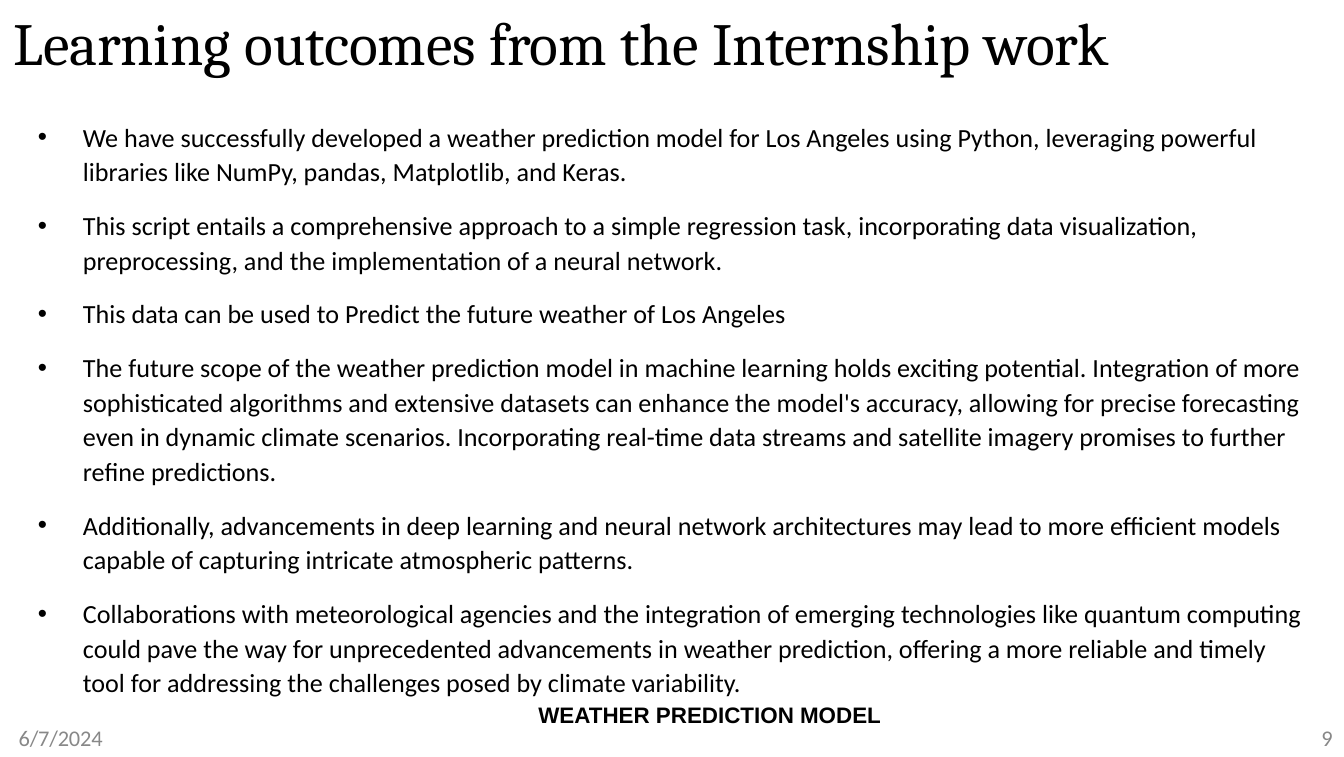
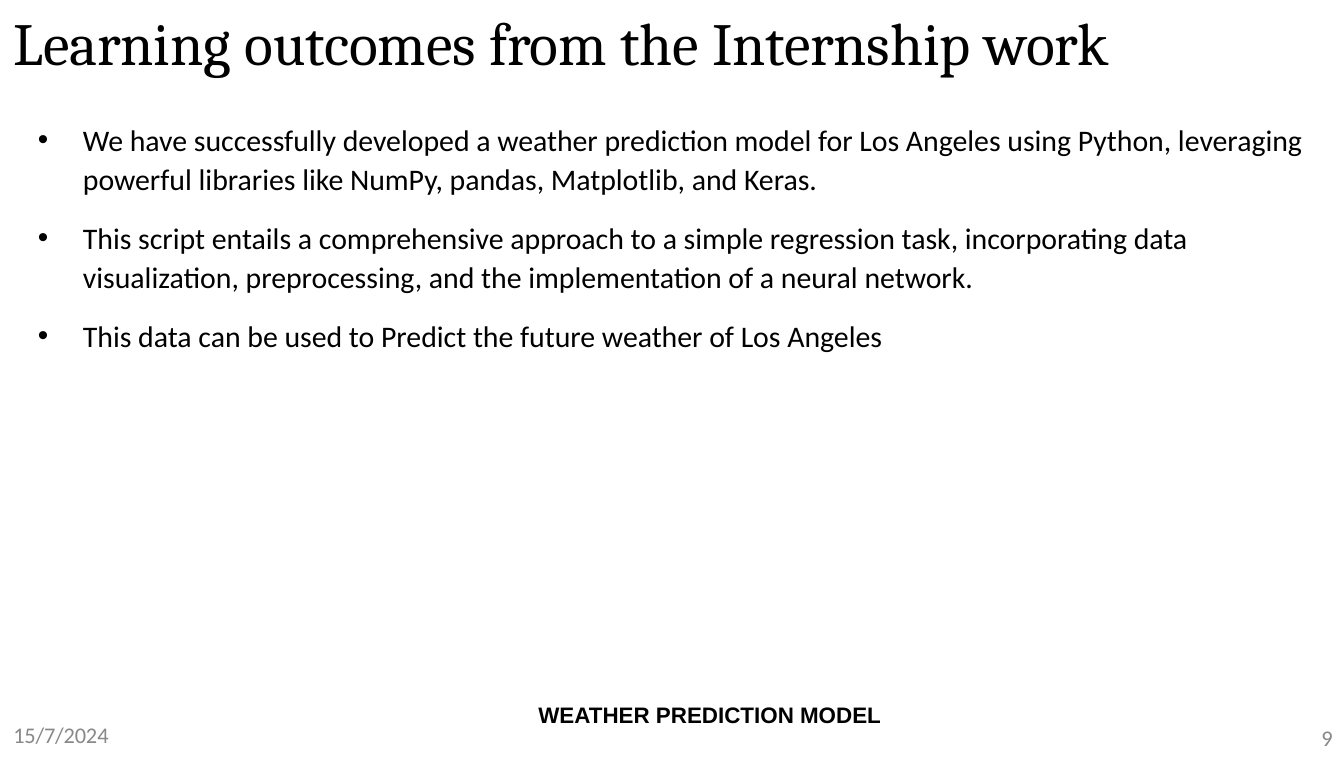
Before and after one commit to Anish202020/6th-Semester, a slide deck: slide 9 of Report and PPT/Internship/Ppt/Anish Kumar 1AY21CS028 Internship 6thsem-21scheme.pptx. Drawn at 1344x757 pixels with LibreOffice and Linux fonts; fonts in the diff are those of the drawing; background and template pictures are left out. Boxes give left, top, right and bottom in pixels: in the first picture for what was removed or moved away, otherwise in the second. Text is boxed around its words. In the diff, an @@ line names an element or a change of style, - is before the commit and + after.

```diff
--- a/Report and PPT/Internship/Ppt/Anish Kumar 1AY21CS028 Internship 6thsem-21scheme.pptx
+++ b/Report and PPT/Internship/Ppt/Anish Kumar 1AY21CS028 Internship 6thsem-21scheme.pptx
@@ text "We have successfully developed a ..." at bbox=[83, 130, 1302, 352]: size 14 to 16 pt @@
@@ text at bbox=[83, 359, 1301, 697]: paragraphs removed @@
-• The future scope of the weather prediction model in machine learning holds exciting potential. Integration of more sophisticated algorithms and extensive datasets can enhance the model's accuracy, allowing for precise forecasting even in dynamic climate scenarios. Incorporating real-time data streams and satellite imagery promises to further refine predictions.
-• Additionally, advancements in deep learning and neural network architectures may lead to more efficient models capable of capturing intricate atmospheric patterns.
-• Collaborations with meteorological agencies and the integration of emerging technologies like quantum computing could pave the way for unprecedented advancements in weather prediction, offering a more reliable and timely tool for addressing the challenges posed by climate variability.
@@ text at bbox=[13, 727, 108, 744]: text changed @@
-6/7/2024
+15/7/2024
```
Also in this commit, not shown: 8 other slides changed, 2 slides added, 1 slide removed, 15 other files.
